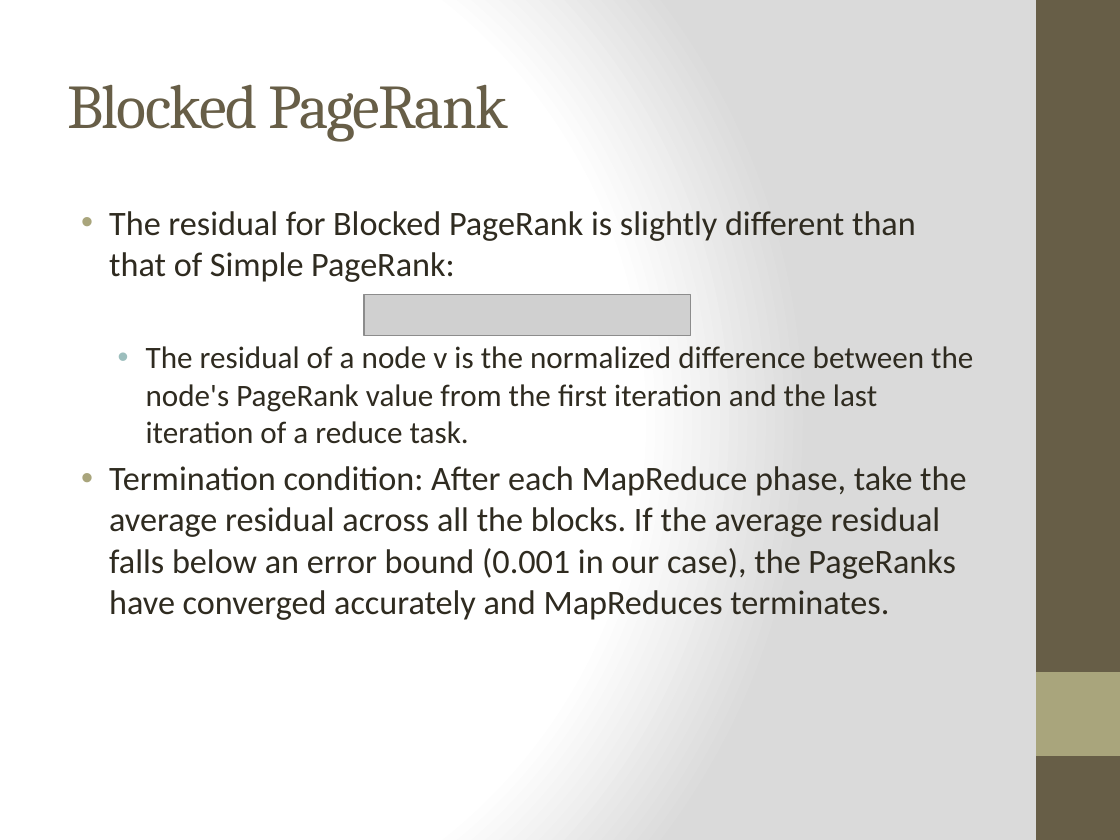
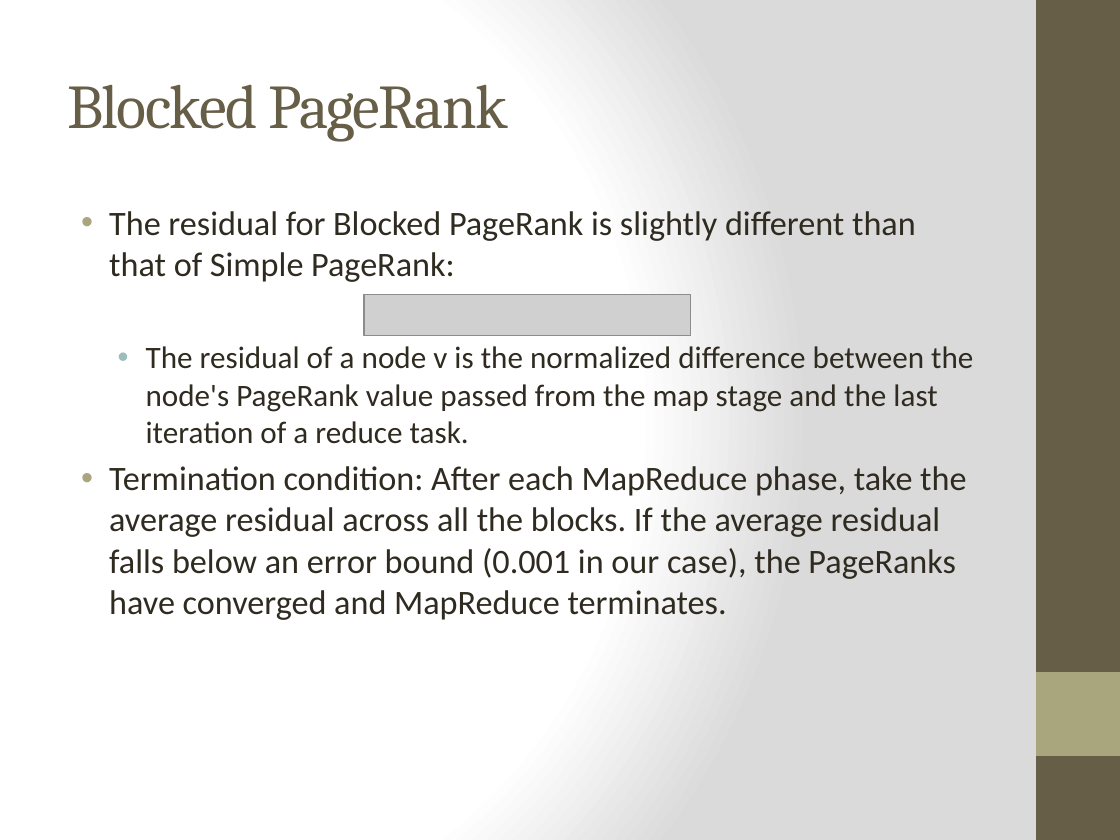
Before and after one commit to piranna0/CS5300P2, a slide deck: slide 8 of presentation.pptx. Drawn at 1120x840 pixels with LibreOffice and Linux fonts; fonts in the diff are those of the drawing; grey boxes stand for pictures. Boxes give left, top, right and bottom in pixels: in the first picture for what was removed or moved away, otherwise in the second. Text is boxed around its words. In the diff, an @@ line names an element or a change of style, - is before the commit and + after.

Commit message:
Small changes

```diff
--- a/presentation.pptx
+++ b/presentation.pptx
@@ text at <box>109,346,973,620</box>: text changed @@
-  • The residual of a node v is the normalized difference between the node's PageRank value from the first iteration and the last iteration of a reduce task.
-• Termination condition: After each MapReduce phase, take the average residual across all the blocks. If the average residual falls below an error bound (0.001 in our case), the PageRanks have converged accurately and MapReduces terminates.
+  • The residual of a node v is the normalized difference between the node's PageRank value passed from the map stage and the last iteration of a reduce task.
+• Termination condition: After each MapReduce phase, take the average residual across all the blocks. If the average residual falls below an error bound (0.001 in our case), the PageRanks have converged and MapReduce terminates.
```
Also in this commit, not shown: 1 other slide changed.
